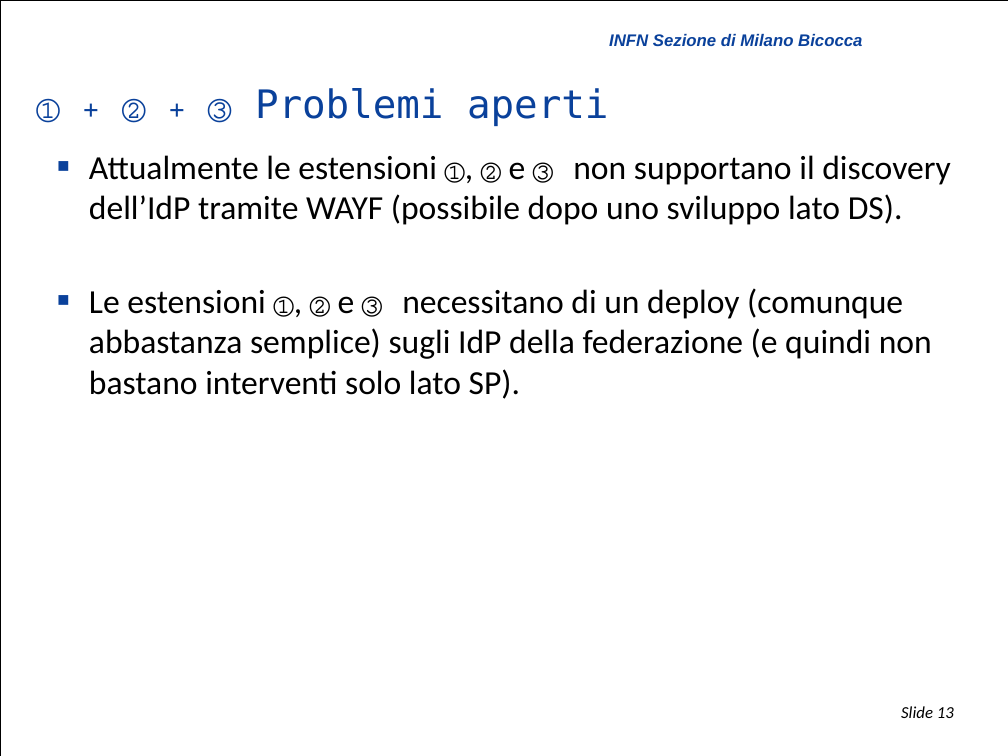
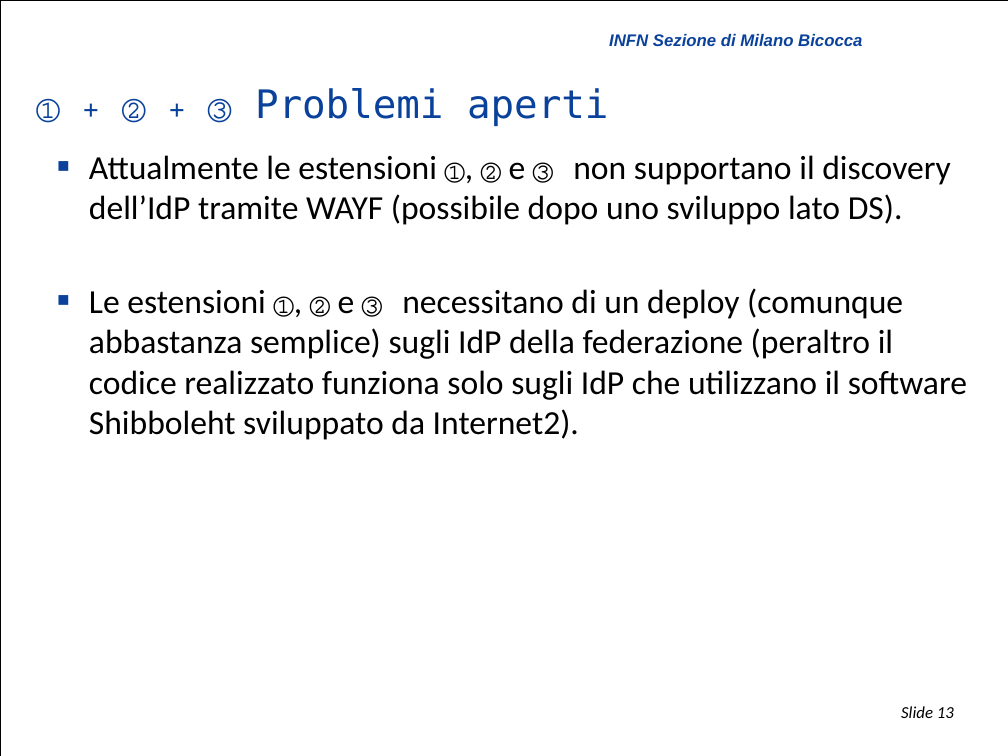
Before and after one commit to biancini/Shibboleth-Authentication, a slide deck: slide 13 of ShibbolethExtensions.pptx. Drawn at 1008x756 pixels with LibreOffice and Linux fonts; fonts in the diff are those of the drawing; background and template pictures are left out. Boxes give left, top, right and bottom in pixels: in the first picture for what was removed or moved away, otherwise in the second. Text is boxed around its words. In the diff, an @@ line names an element or a change of style, - is before the commit and + after.

```diff
--- a/ShibbolethExtensions.pptx
+++ b/ShibbolethExtensions.pptx
@@ text at box(89, 288, 967, 440): text changed @@
-  ■ Le estensioni ①, ② e ③ necessitano di un deploy (comunque abbastanza semplice) sugli IdP della federazione (e quindi non bastano interventi solo lato SP).
+  ■ Le estensioni ①, ② e ③ necessitano di un deploy (comunque abbastanza semplice) sugli IdP della federazione (peraltro il codice realizzato funziona solo sugli IdP che utilizzano il software Shibboleht sviluppato da Internet2).
```
Also in this commit, not shown: 6 other slides changed, 1 slide added, 1 slide removed.
